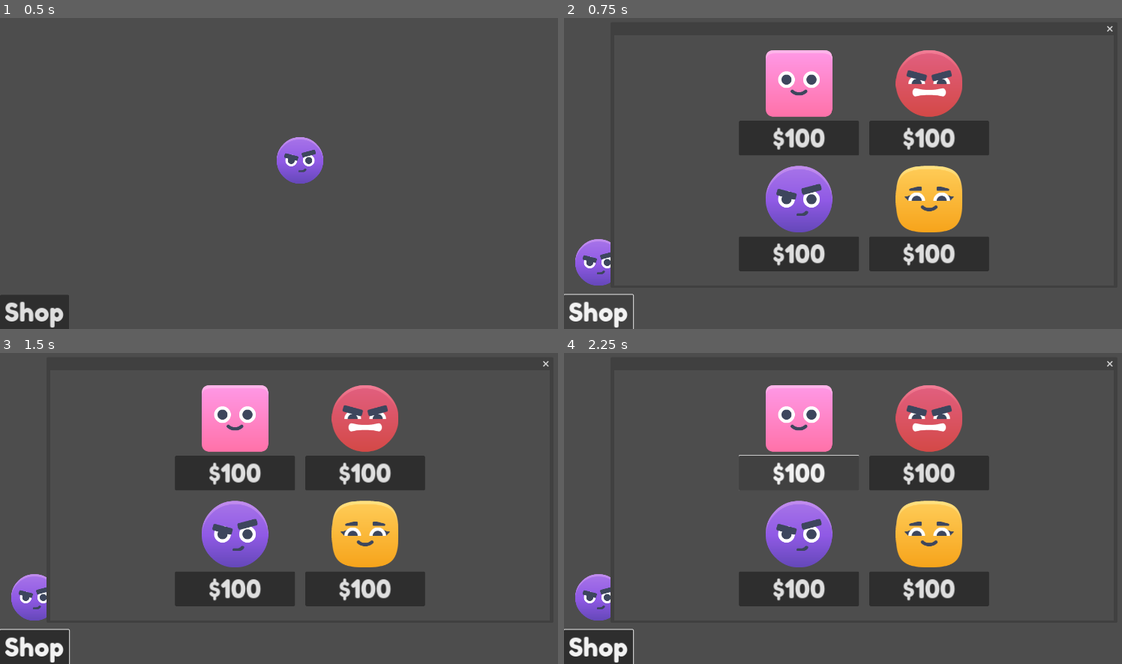
Above: before the commit, frames 1-4 (two rows, left to right).
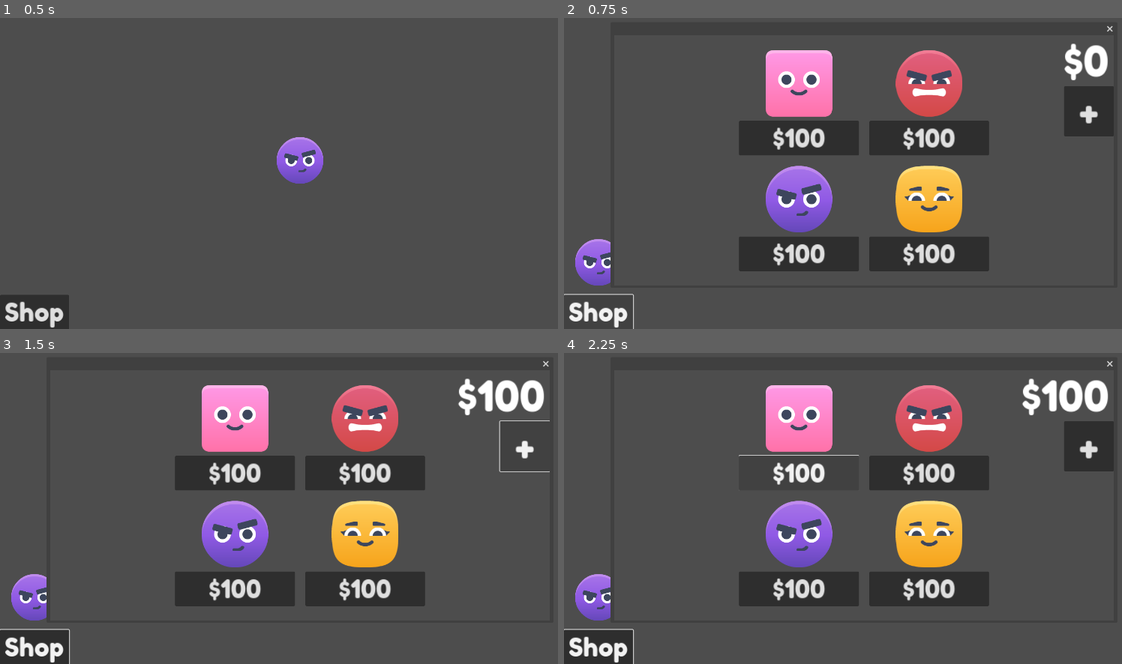
Above: after the commit, the same moments.

Repository: Abdulkader-Safi/in_game_currency_godot
Game: Godot game, scene res://Scenes/Main.tscn
Same seed, same stepped clock (60 frames per second), same inputs: the game is played once before the commit and once after it.
Inputs (mouse positions are in pixels of both pictures, inside the frame that each line leads up to):
- Up to frame 1 (0.5 s): no input
- Up to frame 2 (0.75 s): click "Shop" at 0.5 s
- Up to frame 3 (1.5 s): click (524, 446) at 1.25 s, where only the run after the commit has a clickable "+"
- Up to frame 4 (2.25 s): click "$100" at 2 s

Frame 1 is identical in both runs. In frame 2, 2.0% of the frame differs, in the area x 89-99%, y 8-39%; in frame 3, 1.2%; in frame 4, 2.4%, in the area x 82-99%, y 8-39%.

Commit message:
Add coin management to ShopWindow with increase button and label

Diff:
--- a/Scenes/Main.tscn
+++ b/Scenes/Main.tscn
@@ -39,8 +39,37 @@
 [node name="ShopWindow" type="Window" parent="."]
 initial_position = 1
 size = Vector2i(1200, 600)
-visible = false
 script = ExtResource("4_ld387")
+
+[node name="CoinLabel" type="Label" parent="ShopWindow"]
+anchors_preset = 1
+anchor_left = 1.0
+anchor_right = 1.0
+offset_left = -120.0
+offset_right = -12.0
+offset_bottom = 122.0
+grow_horizontal = 0
+theme_override_fonts/font = ExtResource("2_l4nqe")
+theme_override_font_sizes/font_size = 100
+text = "$0"
+horizontal_alignment = 2
+
+[node name="IncreaseCoinButton" type="Button" parent="ShopWindow"]
+anchors_preset = 6
+anchor_left = 1.0
+anchor_top = 0.5
+anchor_right = 1.0
+anchor_bottom = 0.5
+offset_left = -120.0
+offset_top = -178.14
+offset_bottom = -58.14
+grow_horizontal = 0
+grow_vertical = 2
+size_flags_horizontal = 4
+size_flags_vertical = 4
+theme_override_fonts/font = ExtResource("2_l4nqe")
+theme_override_font_sizes/font_size = 89
+text = "+"
 
 [node name="GridContainer" type="GridContainer" parent="ShopWindow"]
 anchors_preset = 8
@@ -139,3 +168,4 @@
 
 [connection signal="pressed" from="UI/ShopButton" to="UI" method="_on_shop_button_pressed"]
 [connection signal="close_requested" from="ShopWindow" to="ShopWindow" method="_on_close_requested"]
+[connection signal="pressed" from="ShopWindow/IncreaseCoinButton" to="ShopWindow" method="_on_increase_coin_button_pressed"]
--- a/Scripts/shop_window.gd
+++ b/Scripts/shop_window.gd
@@ -1,4 +1,15 @@
 extends Window
+
+var coins: int
+
+func _ready():
+	$CoinLabel.text = "$" + str(coins)
+	hide()
 
 func _on_close_requested():
 	hide()
+
+
+func _on_increase_coin_button_pressed():
+	coins += 100
+	$CoinLabel.text = "$" + str(coins)
